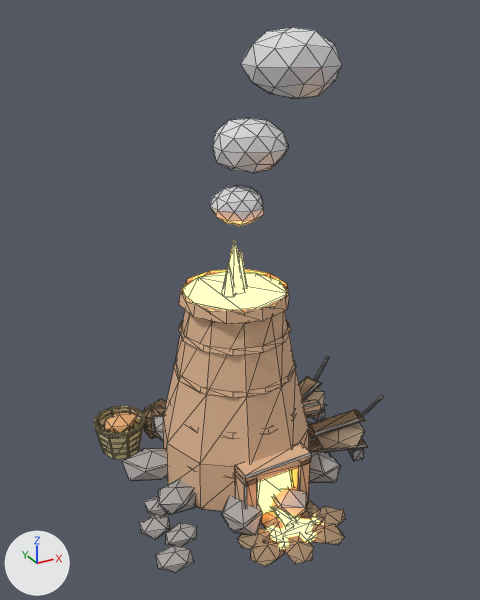
The glTF model assets/3d/models/smelter.glb, before and after one commit.
Before and after are seen from a 50 mm camera at (-1.78, -3.3, 2.88) aimed at (0.01, -0.04, 1.25). The axes (+X, +Y, +Z) are drawn at lower left. The lights are the same throughout. The picture after the commit comes second. Mesh edges are drawn as thin lines.

Names of what the first picture shows: 'smelter'.
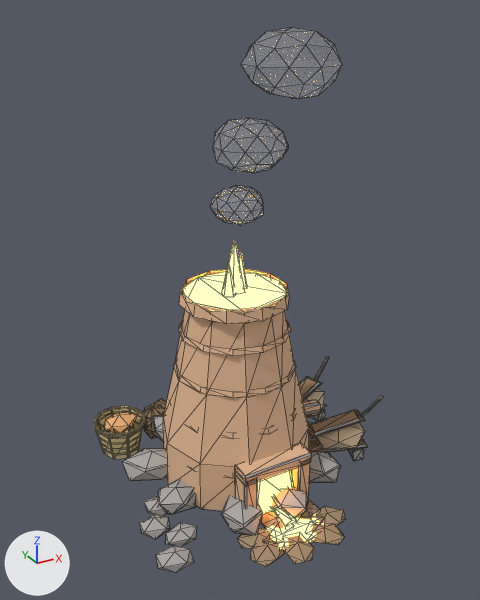
Pixel boxes (x1, y1, x2, y2) of what changed, in the pictures (480 x 600 px):
```json
{"object": "smelter", "change": "surface changed", "before": [210, 27, 342, 291], "after": [210, 27, 342, 291]}
```

Edits to the scene script, one JSON object a line:
```json
{"op": "set", "path": "mat_snow.alpha", "old": "1.0", "new": "0.16"}
```
